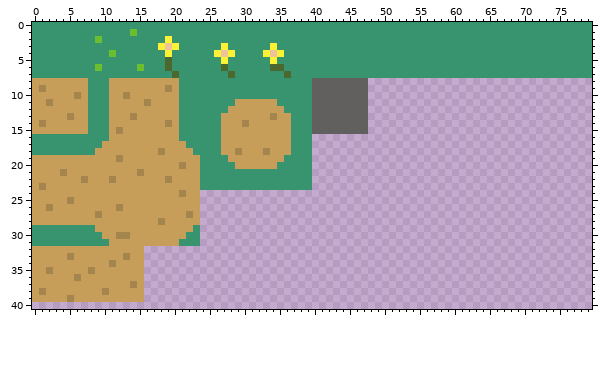
A sprite sheet gets an edit: src/assets/tilesets/testset1.png. The first picture shows the starting point.
The file is 80x80 pixels. Shown: x 0..79, y 0..40.
And afterwards:
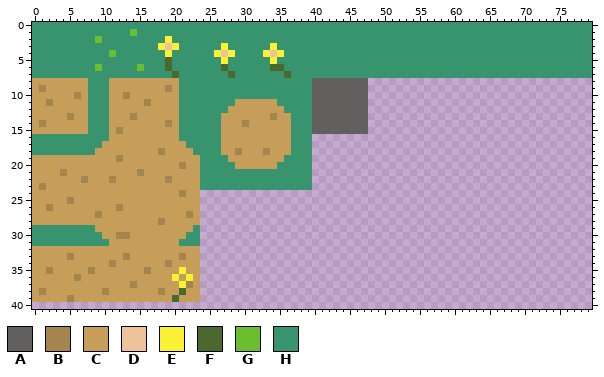
Palette (. is transparent): A #61605e  B #a5854e  C #c69e5a  D #eec39a  E #fbf236  F #4b692f  G #6abe30  H #37946e
What changed:
Changed rows in their new state; - is an unchanged pixel.
first column x 16:
32 CCCCCCCC
33 CCCCCBCC
34 CCCBCCCC
35 BCCCCECC
36 CCCCECEC
37 CCCCCEBC
38 CCBCCFCC
39 CCCCFCCC
Boxes around the changes in both pictures, in picture pixels (x1, y1, x2, y2):
added: (144, 246, 200, 302)
